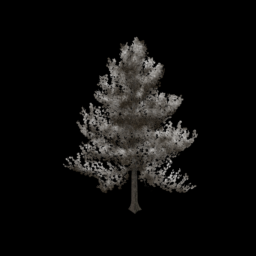
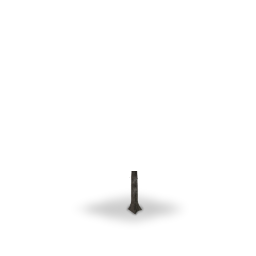
The second 256px x 256px image is a revision of the first. Changes to its layers:
showed "Layer 5" over [127, 171, 142, 215]
showed "Layer 3" over [125, 202, 145, 217]
showed "Hue/Saturation 1 copy 3" over [69, 187, 191, 231]
hid "Layer 1" over [54, 32, 204, 200]
hid "Layer 0 copy 4" over [62, 36, 199, 215]
hid "Layer 2" over [0, 0, 256, 256]
